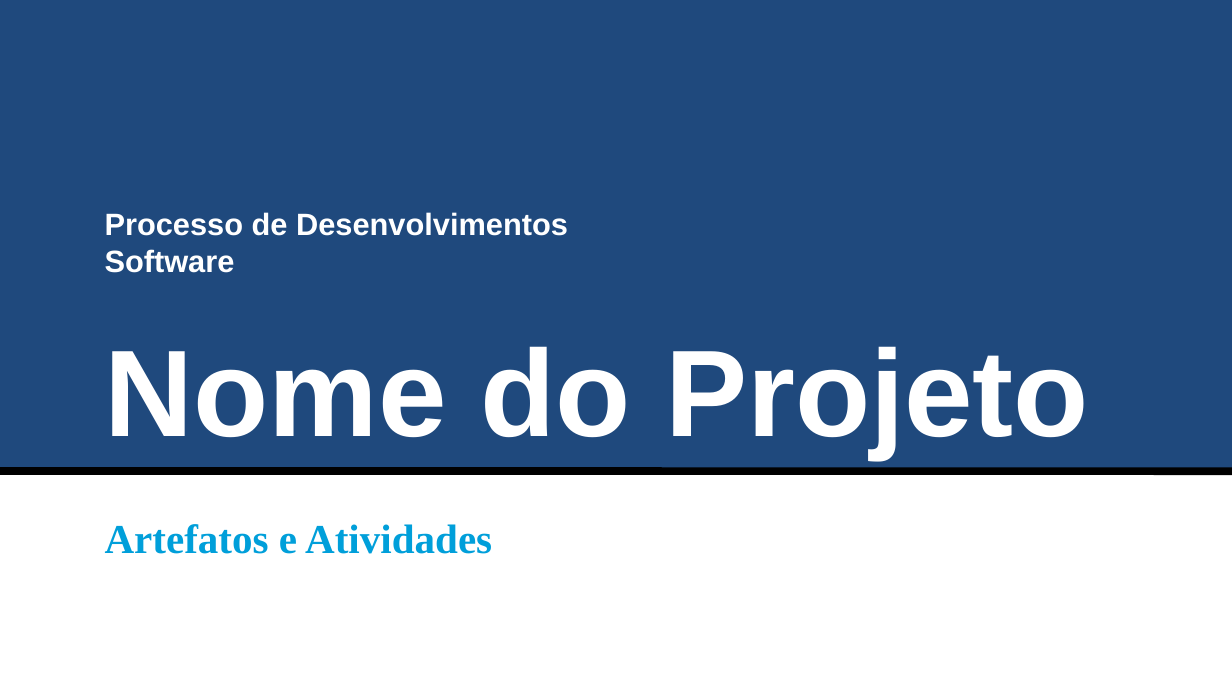
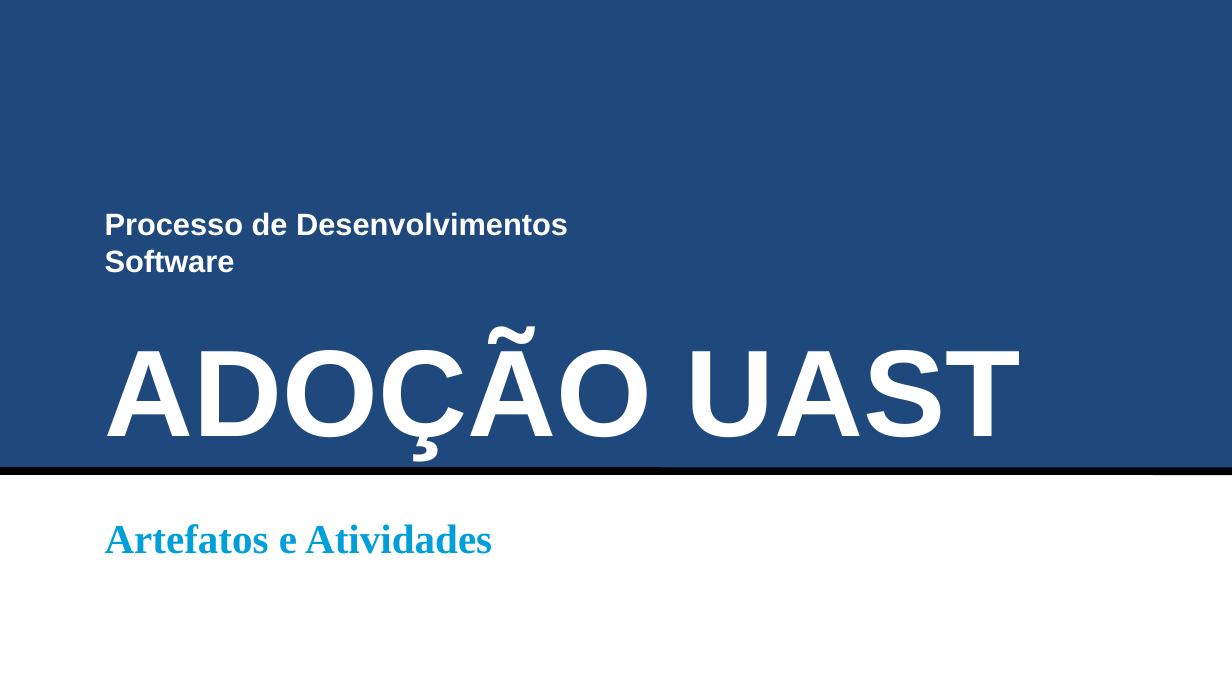
Before and after one commit to ufrpe-uast/adocao, a slide deck: slide 1 of Sprint-2/Artefatos_Sprint1.pptx. Drawn at 1232x693 pixels with LibreOffice and Linux fonts; fonts in the diff are those of the drawing. Boxes give left, top, right and bottom in pixels: in the first picture for what was removed or moved away, otherwise in the second. Text is boxed around its words. In the diff, an @@ line names an element or a change of style, - is before the commit and + after.

```diff
--- a/Sprint-2/Artefatos_Sprint1.pptx
+++ b/Sprint-2/Artefatos_Sprint1.pptx
@@ text at (x1=105, y1=338, x2=1021, y2=458): text changed @@
-Nome do Projeto
+ADOÇÃO UAST
```
Also in this commit, not shown: 4 other slides changed, 6 other files.
